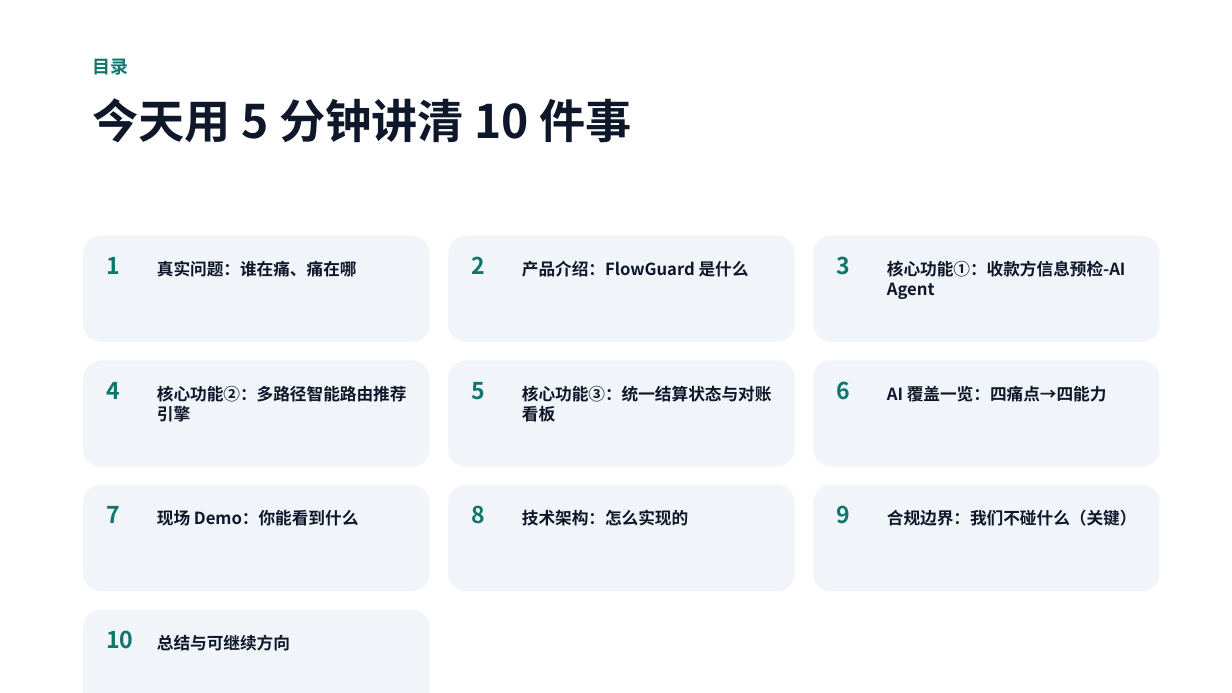
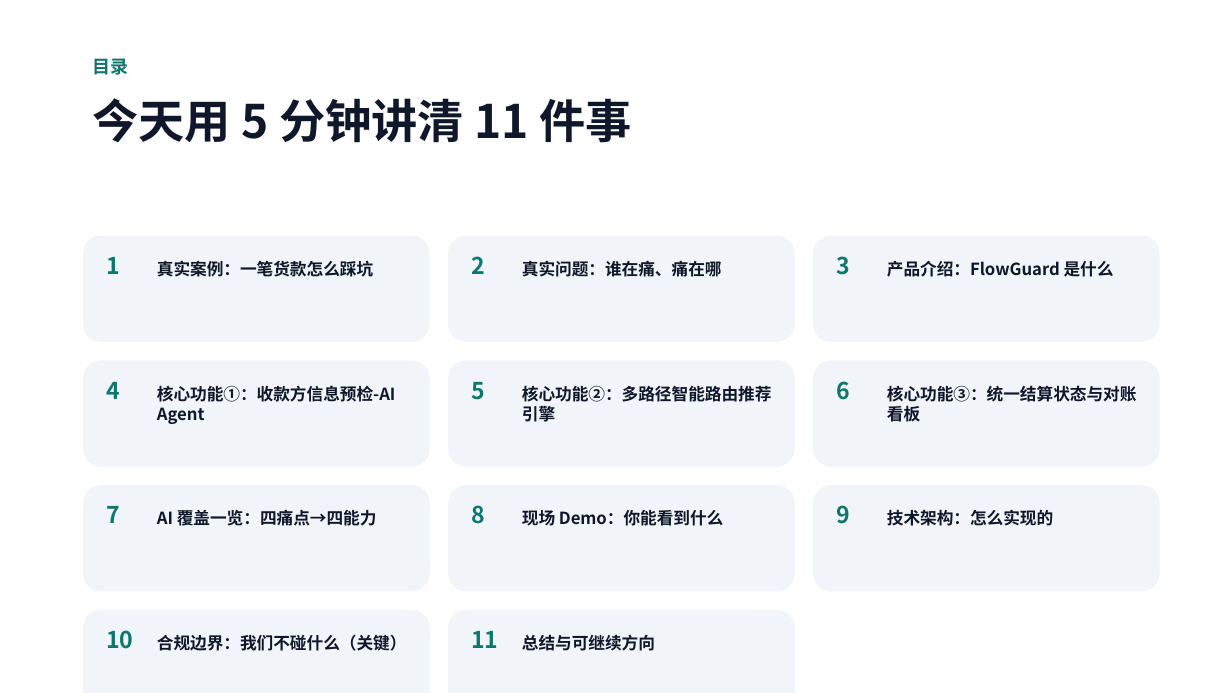
Before and after one commit to Michael-4753/flowguard-payout, a slide deck: slide 2 of public/FlowGuard-Hackathon-Pitch.pptx. Drawn at 1232x693 pixels with LibreOffice and Linux fonts; fonts in the diff are those of the drawing. Boxes give left, top, right and bottom in pixels: in the first picture for what was removed or moved away, otherwise in the second. Text is boxed around its words. In the diff, an @@ line names an element or a change of style, - is before the commit and + after.

```diff
--- a/public/FlowGuard-Hackathon-Pitch.pptx
+++ b/public/FlowGuard-Hackathon-Pitch.pptx
@@ text at (x1=92, y1=98, x2=631, y2=143): text changed @@
-今天用 5 分钟讲清 10 件事
+今天用 5 分钟讲清 11 件事
@@ text at (x1=157, y1=260, x2=373, y2=277): text changed @@
-真实问题：谁在痛、痛在哪
+真实案例：一笔货款怎么踩坑
@@ text at (x1=522, y1=260, x2=722, y2=277): text changed @@
-产品介绍：FlowGuard 是什么
+真实问题：谁在痛、痛在哪
@@ text at (x1=887, y1=260, x2=1114, y2=277): text changed @@
-核心功能①：收款方信息预检-AI Agent
+产品介绍：FlowGuard 是什么
@@ text at (x1=157, y1=385, x2=396, y2=424): text changed @@
-核心功能②：多路径智能路由推荐引擎
+核心功能①：收款方信息预检-AI Agent
@@ text at (x1=522, y1=385, x2=772, y2=422): text changed @@
-核心功能③：统一结算状态与对账看板
+核心功能②：多路径智能路由推荐引擎
@@ text at (x1=887, y1=385, x2=1137, y2=425): text changed @@
-AI 覆盖一览：四痛点→四能力
+核心功能③：统一结算状态与对账看板
@@ text at (x1=157, y1=509, x2=377, y2=526): text changed @@
-现场 Demo：你能看到什么
+AI 覆盖一览：四痛点→四能力
@@ text at (x1=887, y1=509, x2=1053, y2=526): text changed @@
-合规边界：我们不碰什么（关键）
+技术架构：怎么实现的
@@ text at (x1=522, y1=510, x2=724, y2=526): text changed @@
-技术架构：怎么实现的
+现场 Demo：你能看到什么
@@ rounded rectangle added at (x1=448, y1=610, x2=795, y2=693), fill #F1F5F9 @@
@@ text at (x1=157, y1=635, x2=407, y2=651): text changed @@
-总结与可继续方向
+合规边界：我们不碰什么（关键）
@@ text added at (x1=471, y1=631, x2=498, y2=648), 18 pt, text #0F766E, bold @@
+11
@@ text added at (x1=522, y1=634, x2=655, y2=651), 13 pt, text #0F172A, bold @@
+总结与可继续方向
```
Also in this commit, not shown: 1 slide added.
